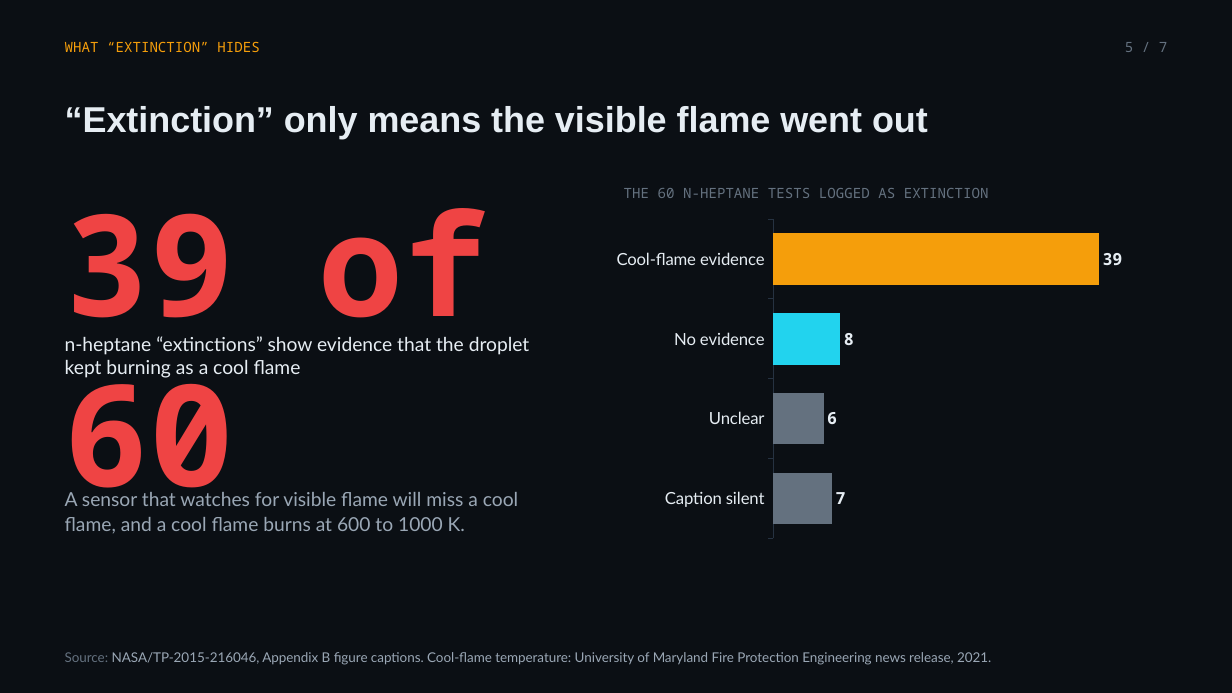
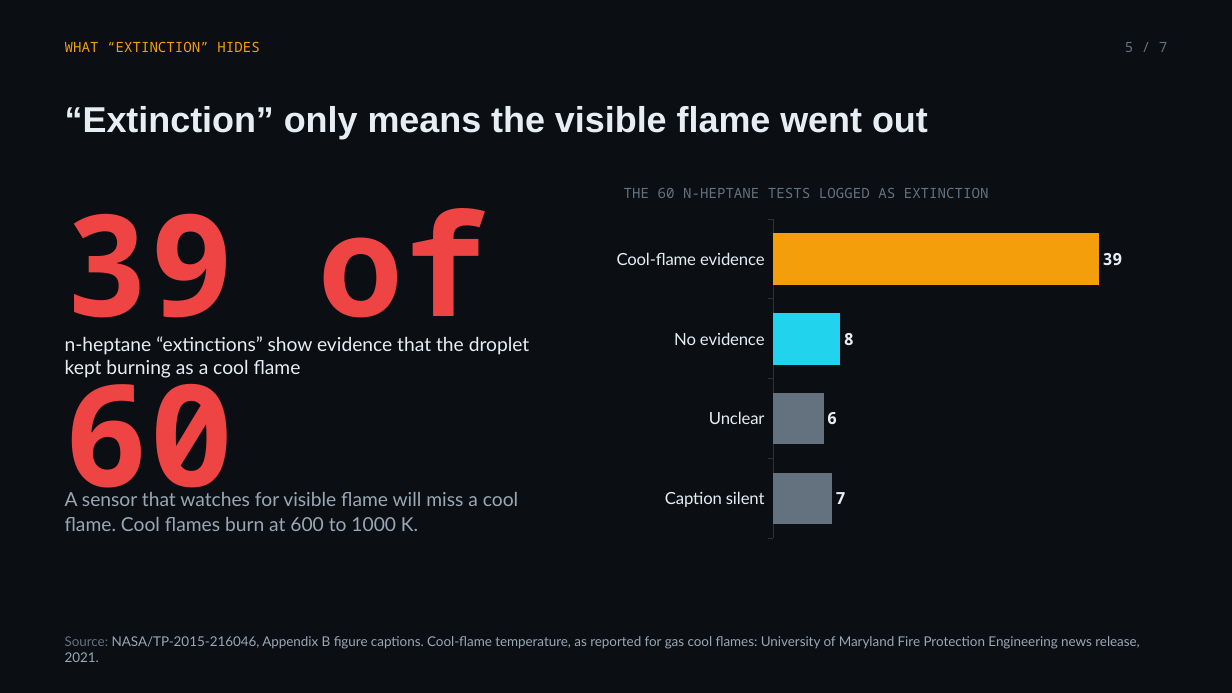
Before and after one commit to ZOGWORK/flamefall-analytics, a slide deck: slide 5 of docs/Flamefall-Analytics-deck.pptx. Drawn at 1232x693 pixels with LibreOffice and Linux fonts; fonts in the diff are those of the drawing. Boxes give left, top, right and bottom in pixels: in the first picture for what was removed or moved away, otherwise in the second. Text is boxed around its words. In the diff, an @@ line names an element or a change of style, - is before the commit and + after.

```diff
--- a/docs/Flamefall-Analytics-deck.pptx
+++ b/docs/Flamefall-Analytics-deck.pptx
@@ text at (x1=65, y1=492, x2=518, y2=531): text changed @@
-A sensor that watches for visible flame will miss a cool flame, and a cool flame burns at 600 to 1000 K.
+A sensor that watches for visible flame will miss a cool flame. Cool flames burn at 600 to 1000 K.
@@ text at (x1=65, y1=636, x2=1139, y2=662): text changed @@
-Source: NASA/TP-2015-216046, Appendix B figure captions. Cool-flame temperature: University of Maryland Fire Protection Engineering news release, 2021.
+Source: NASA/TP-2015-216046, Appendix B figure captions. Cool-flame temperature, as reported for gas cool flames: University of Maryland Fire Protection Engineering news release, 2021.
```
Also in this commit, not shown: 3 other slides changed.
